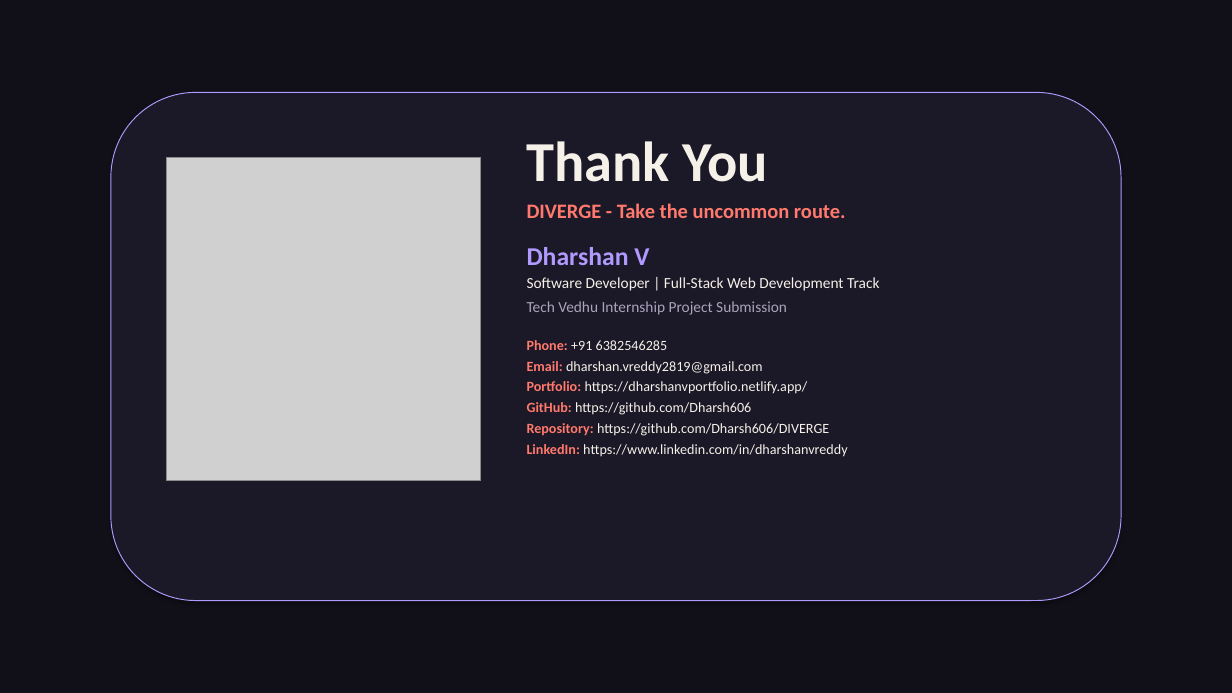
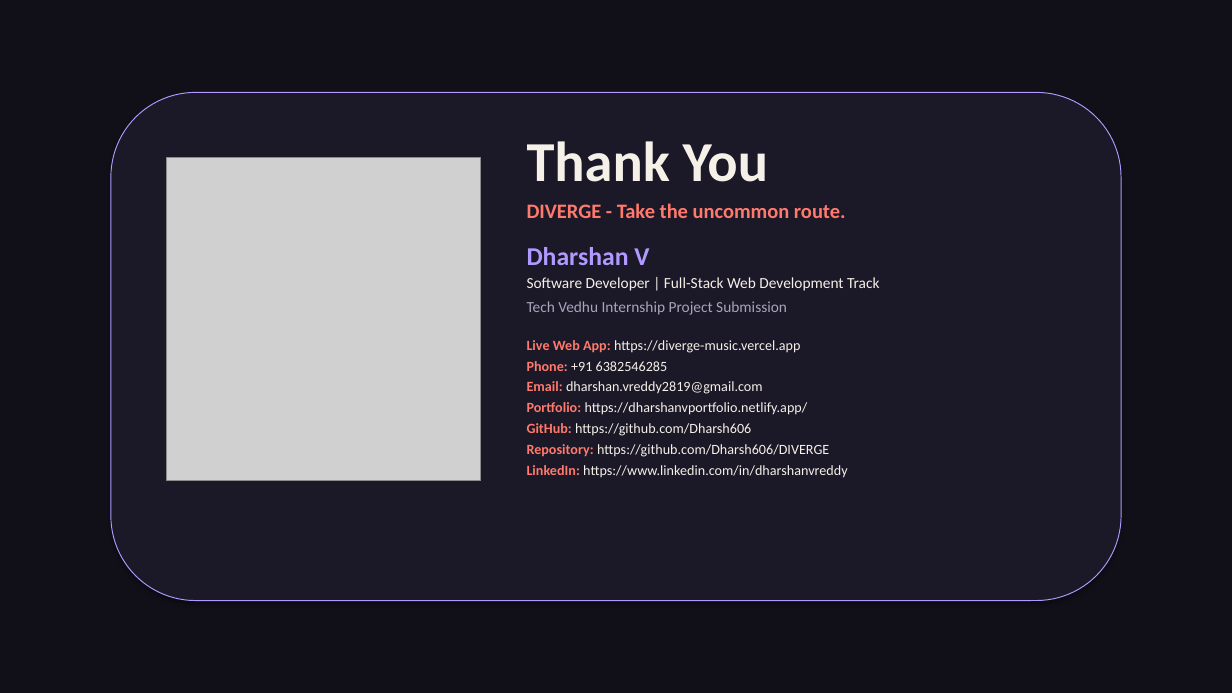
Before and after one commit to Dharsh606/DIVERGE, a slide deck: slide 12 of docs/presentation.pptx. Drawn at 1232x693 pixels with LibreOffice and Linux fonts; fonts in the diff are those of the drawing; grey boxes stand for pictures. Boxes give left, top, right and bottom in pixels: in the first picture for what was removed or moved away, otherwise in the second. Text is boxed around its words. In the diff, an @@ line names an element or a change of style, - is before the commit and + after.

Commit message:
docs: add official production deployment links for Vercel, Render, and Neon

```diff
--- a/docs/presentation.pptx
+++ b/docs/presentation.pptx
@@ text at (527, 340, 800, 353): paragraph added @@
+Live Web App: https://diverge-music.vercel.app
```
Also in this commit, not shown: 5 other files.
